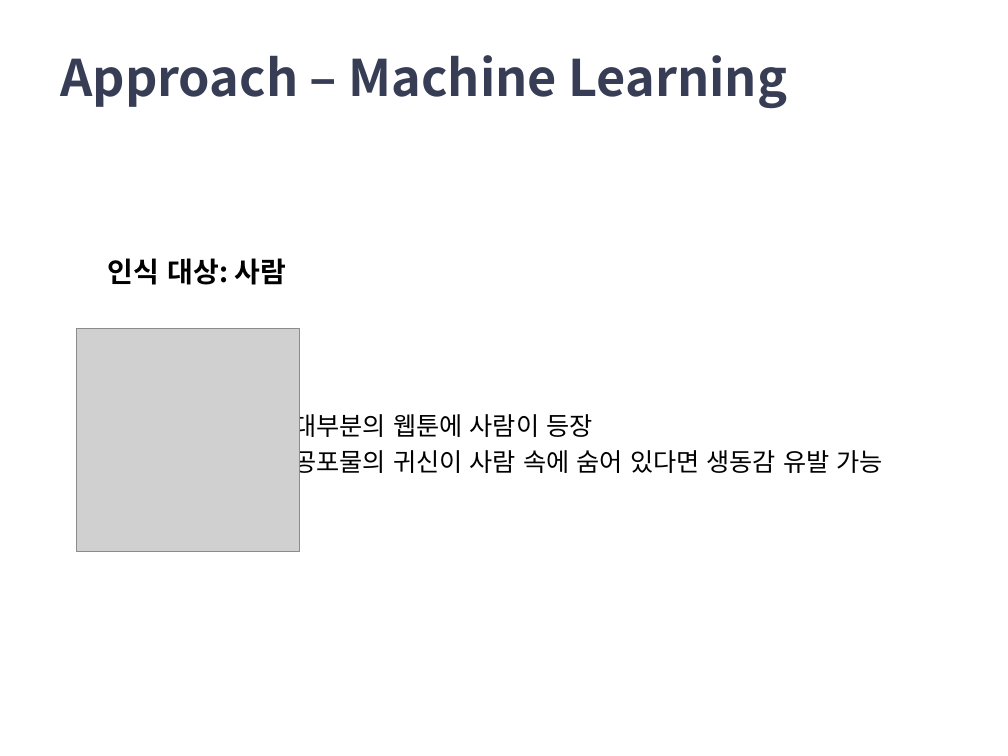
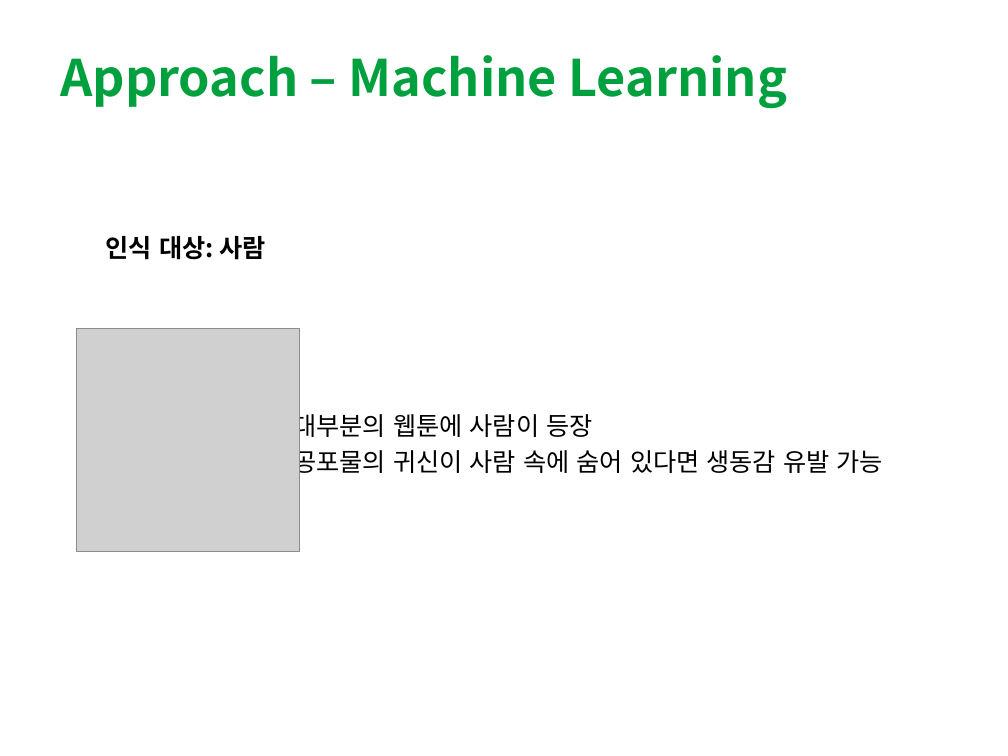
Before and after one commit to Jamjomjara/snu-artoon, a slide deck: slide 8 of artoon-spec.pptx. Drawn at 1008x756 pixels with LibreOffice and Linux fonts; fonts in the diff are those of the drawing; grey boxes stand for pictures. Boxes give left, top, right and bottom in pixels: in the first picture for what was removed or moved away, otherwise in the second. Text is boxed around its words. In the diff, an @@ line names an element or a change of style, - is before the commit and + after.

```diff
--- a/artoon-spec.pptx
+++ b/artoon-spec.pptx
@@ title "Approach – Machine Learning" at (60,55,788,109): text colour #373D54 to #00A03E @@
@@ text "인식 대상: 사람": place and size @@
-text "인식 대상: 사람" at (108,258,287,285)
+text "인식 대상: 사람" at (106,236,265,260)
@@ text "인식 대상: 사람" at (106,236,265,260): size 20 to 18 pt @@
```
Also in this commit, not shown: 16 other slides changed, 1 slide added, 1 slide removed.
